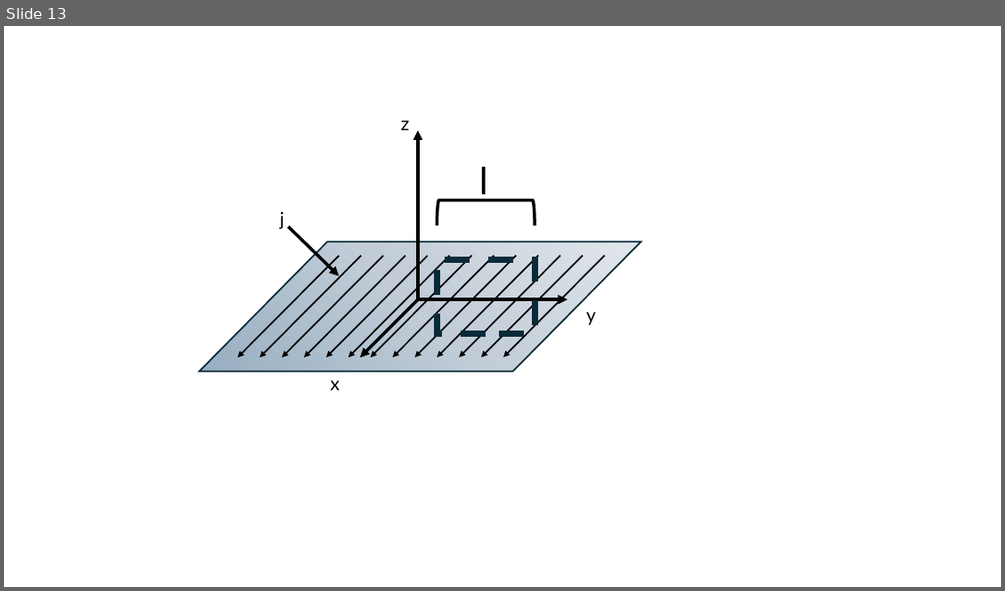
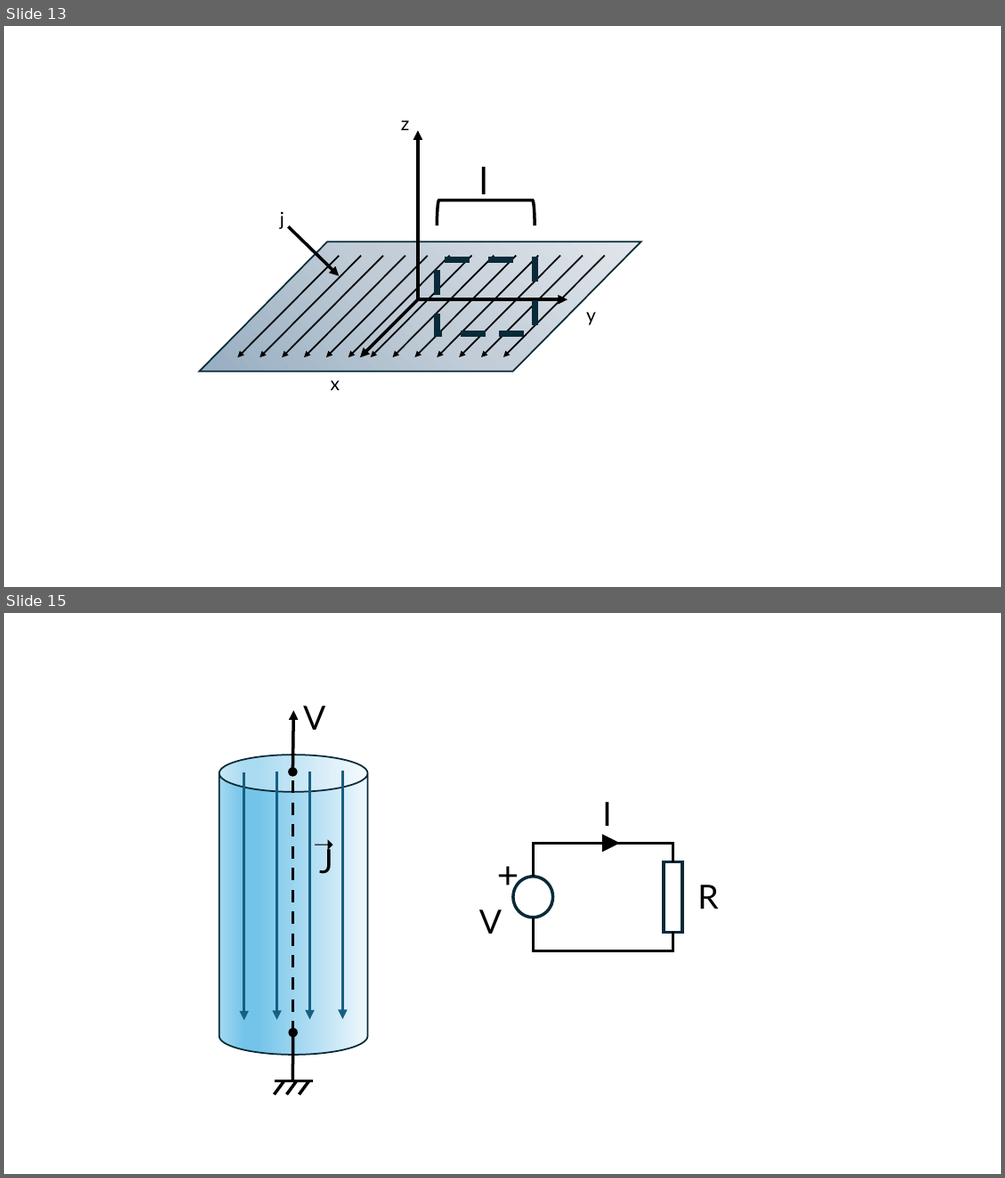
Before and after one commit to GuillermoRegodon/jupyter-em2fisuco-teoria, a slide deck: images/images.pptx. Shown one above the other, each under a label of ours: slide 13 before the commit, slides 13 and 15 after it; the slides between them are not shown. The pictures are 1005x591 and 1005x1178 pixels, drawn with LibreOffice and Linux fonts; fonts in the diff are those of the drawing. Boxes give left, top, right and bottom in pixels: in the first picture for what was removed or moved away, otherwise in the second. Text is boxed around its words. In the diff, an @@ line names an element or a change of style, - is before the commit and + after.

```diff
--- a/images/images.pptx
+++ b/images/images.pptx
@@ slide 15 added at box(4, 613, 1001, 1174), background #FFFFFF @@
@@ double arrow added from (292, 771) to (293, 710), #000000 3 pt @@
@@ text added at box(303, 706, 325, 730), 32 pt, text #000000 @@
+V
@@ cylinder added at box(219, 755, 368, 1054), fill gradient #F0F8FD to #74C4E9 to #A2D8F0, outline #092A39 1.5 pt @@
@@ group added at box(244, 771, 343, 1020): 4 arrows @@
@@ line added from (292, 1033) to (292, 773), #000000 3 pt dashed @@
@@ text added at box(306, 824, 347, 861), 24 pt, text #000000 @@
+➝
@@ text added at box(602, 802, 611, 826), 32 pt, text #000000 @@
+I
@@ text added at box(319, 844, 333, 874), 32 pt, text #000000 @@
+J
@@ text added at box(490, 847, 526, 900), 36 pt, text #000000 @@
++
@@ elbow line added from (533, 876) to (673, 862), #000000 3 pt @@
@@ arrow added from (608, 844) to (620, 844), #000000 5.75 pt @@
@@ ellipse added at box(513, 876, 553, 917), outline #092A39 3 pt @@
@@ rectangle added at box(663, 862, 682, 933), outline #092A39 3 pt @@
@@ text added at box(697, 884, 718, 908), 32 pt, text #000000 @@
+R
@@ text added at box(479, 909, 502, 933), 32 pt, text #000000 @@
+V
@@ elbow line added from (533, 917) to (673, 933), #000000 3 pt @@
@@ arrow added from (292, 1080) to (293, 1032), #000000 3 pt @@
@@ group added at box(274, 1081, 313, 1094): 4 lines @@
```
Also in this commit, not shown: 2 other slides added, 29 other files.
